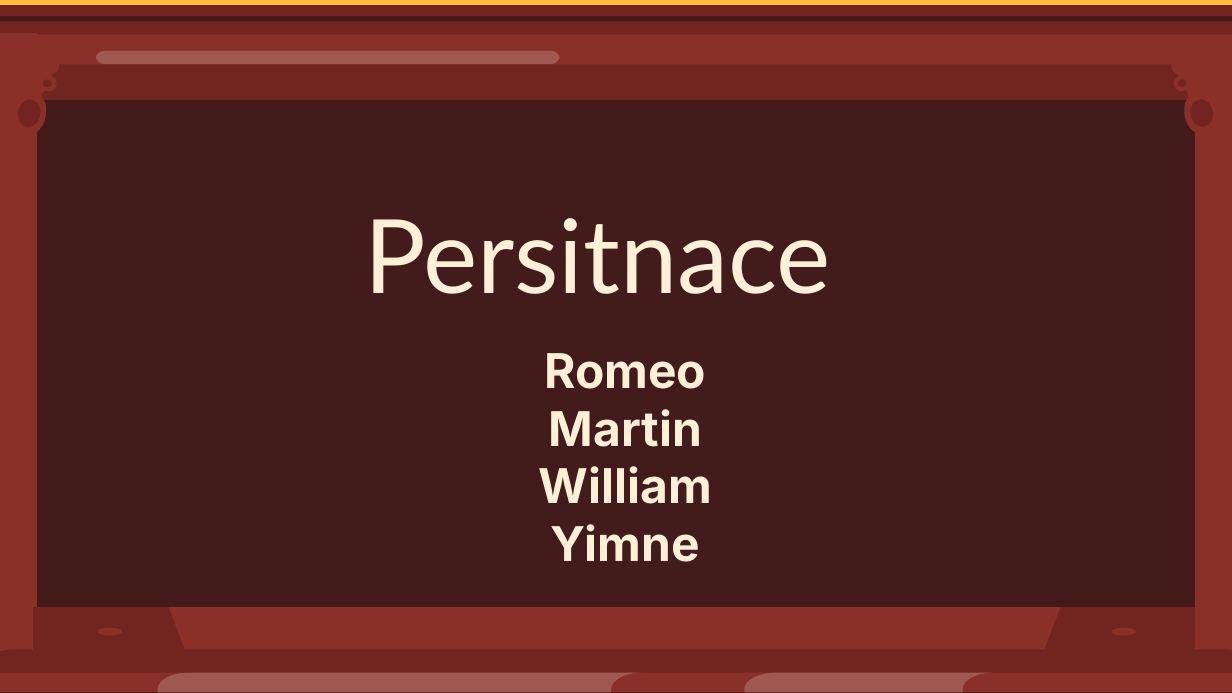
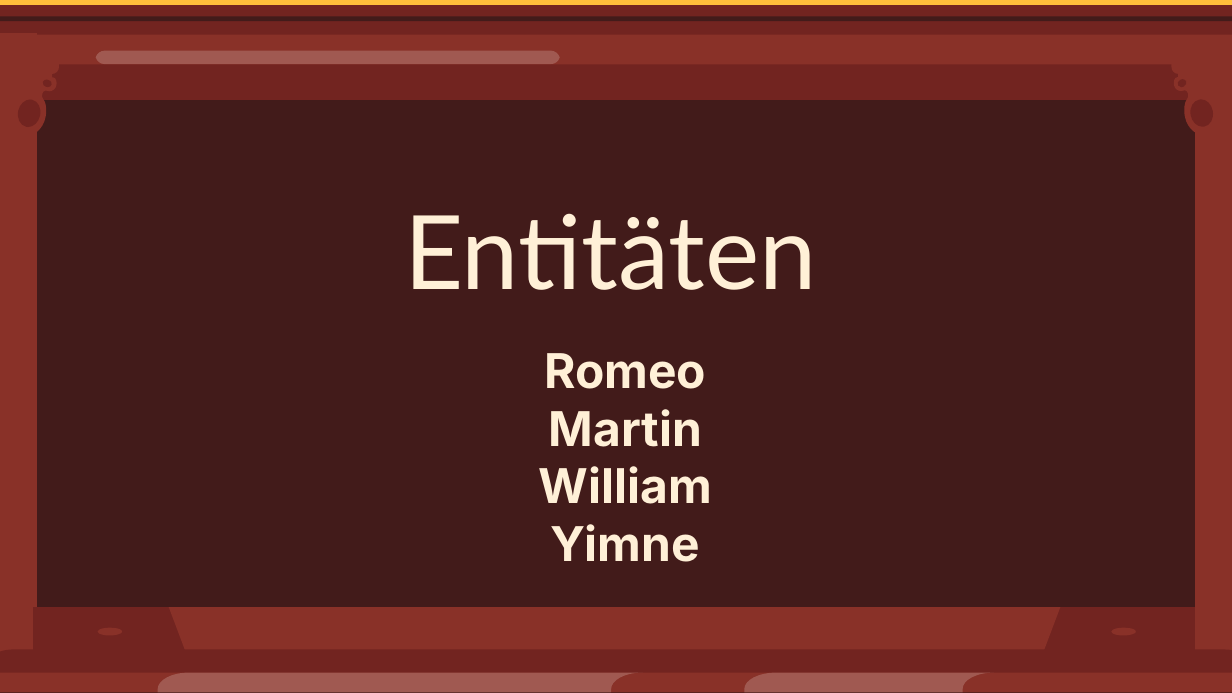
Before and after one commit to Zeno-Paukner/JPALibraryManager, a slide deck: slide 14 of docs/First_Chapter_End_Presentation.pptx (slide 13 before the commit). Drawn at 1232x693 pixels with LibreOffice and Linux fonts; fonts in the diff are those of the drawing. Boxes give left, top, right and bottom in pixels: in the first picture for what was removed or moved away, otherwise in the second. Text is boxed around its words. In the diff, an @@ line names an element or a change of style, - is before the commit and + after.

Commit message:
typo

```diff
--- a/docs/First_Chapter_End_Presentation.pptx
+++ b/docs/First_Chapter_End_Presentation.pptx
@@ title at <box>404,213,817,290</box>: text changed @@
-Persitnace
+Entitäten
```
Also in this commit, not shown: 6 other slides changed, 4 slides added.
